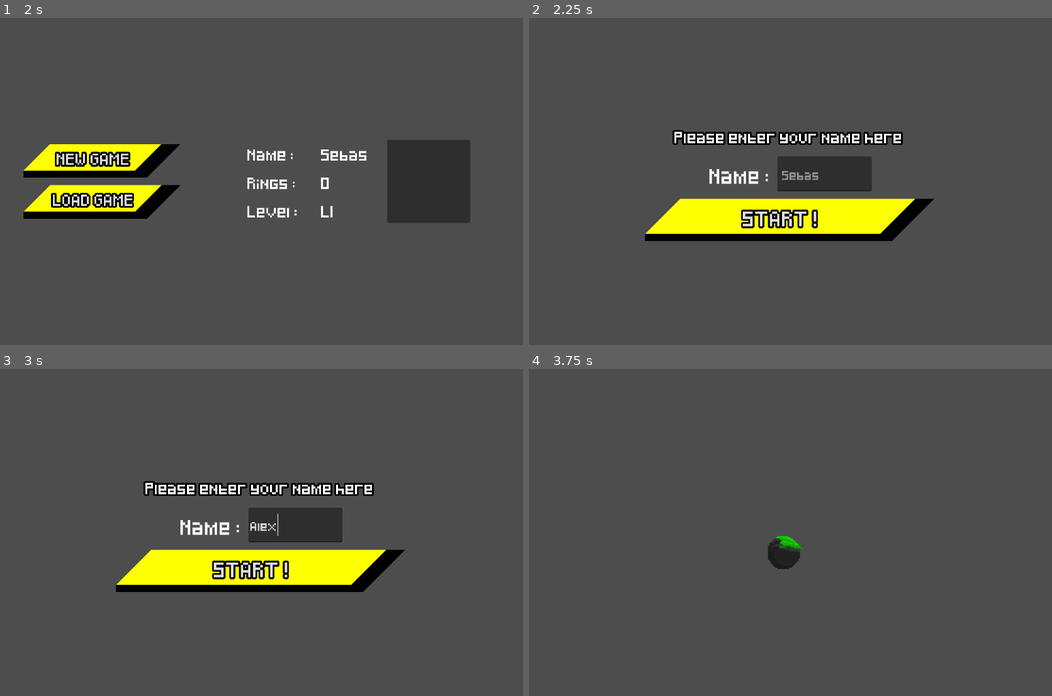
Above: before the commit, frames 1-4 (two rows, left to right).
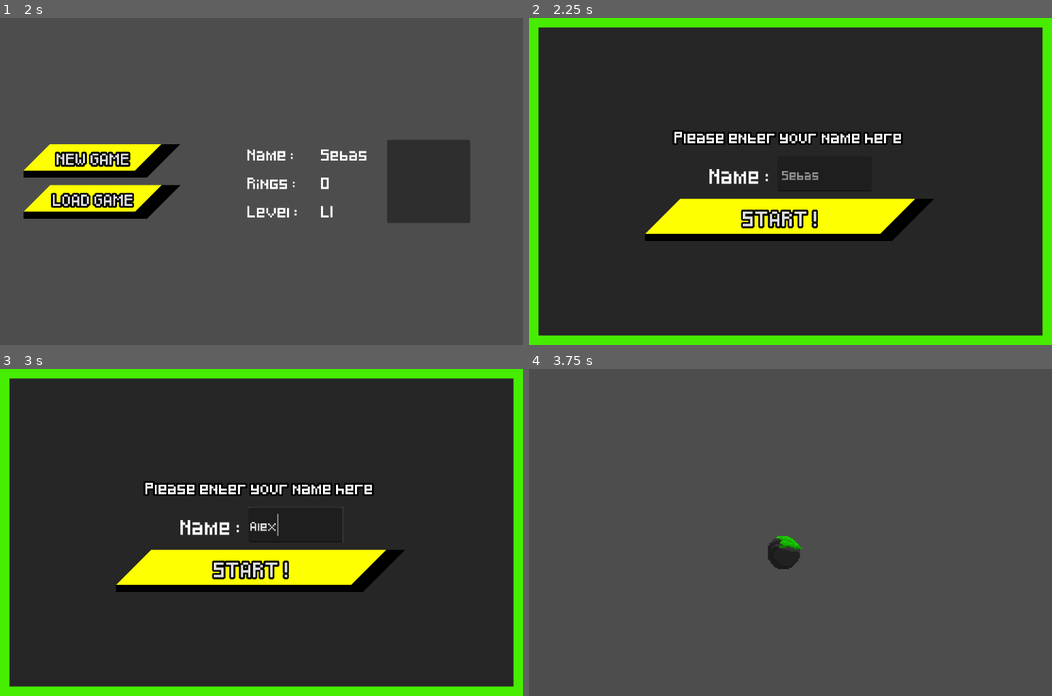
Above: after the commit, the same moments.

Repository: Andres-CorderoCamargo/Sebas-Adventure
Game: Godot game, scene res://scenes/menu_start.tscn
Same seed, same stepped clock (60 frames per second), same inputs: the game is played once before the commit and once after it. Video files are missing from this copy of the repository; at most half a second of black plays in their place.
Inputs (mouse positions are in pixels of both pictures, inside the frame that each line leads up to):
- Up to frame 1 (2 s): tap Enter (ui_accept) at 0.5 s; hold Right (ui_right) 0.53-1.25 s; hold E (charge) 0.53-1.25 s; tap Space (jump) at 0.77 s; click "Play game" at 1.25 s
- Up to frame 2 (2.25 s): click "NEW GAME" at 2 s
- Up to frame 3 (3 s): click (292, 525) at 2.77 s; type "Alex" at 2.85 s
- Up to frame 4 (3.75 s): click "START !" at 3.5 s

Frame 1 is identical in both runs. In frame 2, 90% of the frame differs, in the area x 0-100%, y 0-100%; in frame 3, 90%; in frame 4, nothing differs.

Commit message:
ADD: Hud + pause_menu + new_game

Diff:
--- /dev/null
+++ b/sadventure/scenes/hud.tscn
@@ -0,0 +1,74 @@
+[gd_scene format=3 uid="uid://yopos0ptfj1g"]
+
+[ext_resource type="Script" uid="uid://bn0l8f0fla21v" path="res://scripts/hud.gd" id="1_ahhtf"]
+[ext_resource type="FontFile" uid="uid://buwtujwkqgy61" path="res://Assets/ressources/Pixeled.ttf" id="2_5ysmq"]
+[ext_resource type="StyleBox" uid="uid://p7jymo8qkyws" path="res://effetsButton/label.tres" id="3_6fi6k"]
+[ext_resource type="Texture2D" uid="uid://cplvsau325y45" path="res://icon.svg" id="4_6fi6k"]
+[ext_resource type="LabelSettings" uid="uid://dot0bl7241r2w" path="res://effetsLabel/nom.tres" id="5_uo2fv"]
+
+[node name="HUD" type="CanvasLayer" unique_id=771418113]
+follow_viewport_scale = 1.5
+script = ExtResource("1_ahhtf")
+
+[node name="Control" type="Control" parent="." unique_id=937847447]
+layout_mode = 3
+anchors_preset = 15
+anchor_right = 1.0
+anchor_bottom = 1.0
+grow_horizontal = 2
+grow_vertical = 2
+
+[node name="vcontainer" type="VBoxContainer" parent="Control" unique_id=2001286202]
+layout_mode = 0
+offset_left = 40.0
+offset_top = 40.0
+offset_right = 80.0
+offset_bottom = 80.0
+theme_override_constants/separation = 10
+
+[node name="scoreL" type="Label" parent="Control/vcontainer" unique_id=1328813099]
+layout_mode = 2
+theme_override_colors/font_color = Color(1, 1, 1, 1)
+theme_override_colors/font_outline_color = Color(0, 0, 0, 1)
+theme_override_fonts/font = ExtResource("2_5ysmq")
+theme_override_font_sizes/font_size = 18
+theme_override_styles/normal = ExtResource("3_6fi6k")
+text = "SCORE : 000"
+
+[node name="RingsL" type="Label" parent="Control/vcontainer" unique_id=627377569]
+layout_mode = 2
+theme_override_fonts/font = ExtResource("2_5ysmq")
+theme_override_font_sizes/font_size = 18
+theme_override_styles/normal = ExtResource("3_6fi6k")
+text = "RINGS : 000"
+
+[node name="hcontainer" type="HBoxContainer" parent="Control" unique_id=40441083]
+layout_mode = 1
+anchors_preset = 2
+anchor_top = 1.0
+anchor_bottom = 1.0
+offset_left = 40.0
+offset_top = -80.0
+offset_right = 80.0
+offset_bottom = -40.0
+grow_vertical = 0
+theme_override_constants/separation = 15
+
+[node name="TextureRect" type="TextureRect" parent="Control/hcontainer" unique_id=253753917]
+layout_mode = 2
+texture = ExtResource("4_6fi6k")
+expand_mode = 3
+
+[node name="VBoxContainer" type="VBoxContainer" parent="Control/hcontainer" unique_id=2010221038]
+layout_mode = 2
+theme_override_constants/separation = 0
+
+[node name="nameL" type="Label" parent="Control/hcontainer/VBoxContainer" unique_id=1560202857]
+layout_mode = 2
+text = "SEBAS"
+label_settings = ExtResource("5_uo2fv")
+
+[node name="vidaL" type="Label" parent="Control/hcontainer/VBoxContainer" unique_id=1432518838]
+layout_mode = 2
+text = "x 3"
+label_settings = ExtResource("5_uo2fv")
--- a/sadventure/scenes/new_game.tscn
+++ b/sadventure/scenes/new_game.tscn
@@ -4,6 +4,14 @@
 [ext_resource type="FontFile" uid="uid://buwtujwkqgy61" path="res://Assets/ressources/Pixeled.ttf" id="2_l8kns"]
 [ext_resource type="StyleBox" uid="uid://tqauvrr2m0yu" path="res://effetsButton/buttoonData1.tres" id="3_cwj52"]
 [ext_resource type="StyleBox" uid="uid://hm21jq0w8t0d" path="res://effetsButton/buttonDataClick.tres" id="4_s1qwq"]
+
+[sub_resource type="StyleBoxFlat" id="StyleBoxFlat_dc0si"]
+bg_color = Color(0.14767182, 0.14767182, 0.14767176, 1)
+border_width_left = 20
+border_width_top = 20
+border_width_right = 20
+border_width_bottom = 20
+border_color = Color(0.27450982, 0.92941177, 0, 1)
 
 [sub_resource type="StyleBoxFlat" id="StyleBoxFlat_s4omt"]
 bg_color = Color(0, 0.23137255, 0.7254902, 1)
@@ -26,6 +34,15 @@
 grow_horizontal = 2
 grow_vertical = 2
 script = ExtResource("1_6hhwf")
+
+[node name="Panel" type="Panel" parent="." unique_id=852101735]
+layout_mode = 1
+anchors_preset = 15
+anchor_right = 1.0
+anchor_bottom = 1.0
+grow_horizontal = 2
+grow_vertical = 2
+theme_override_styles/panel = SubResource("StyleBoxFlat_dc0si")
 
 [node name="vbox" type="VBoxContainer" parent="." unique_id=866260173]
 layout_mode = 1
@@ -69,7 +86,7 @@
 theme_override_fonts/font = ExtResource("2_l8kns")
 theme_override_font_sizes/font_size = 16
 placeholder_text = " Sebas"
-max_length = 8
+max_length = 10
 
 [node name="startB" type="Button" parent="vbox" unique_id=1084258610]
 layout_mode = 2
--- /dev/null
+++ b/sadventure/scenes/pause_menu.gd
@@ -0,0 +1,22 @@
+extends CanvasLayer
+
+func _ready() -> void:
+	process_mode = Node.PROCESS_MODE_ALWAYS
+	visible = false
+
+func _unhandled_input(event: InputEvent) -> void:
+	if event.is_action_pressed("esc"):
+		_alternar_pausa()
+		get_viewport().set_input_as_handled()
+
+func _alternar_pausa() -> void:
+	var nuevo_estado := not get_tree().paused
+	get_tree().paused = nuevo_estado
+	visible = nuevo_estado
+
+func _on_continuar_pressed() -> void:
+	_alternar_pausa()
+
+func _on_salir_pressed() -> void:
+	get_tree().paused = false
+	get_tree().change_scene_to_file("res://scenes/main_menu.tscn")
--- /dev/null
+++ b/sadventure/scenes/pause_menu.tscn
@@ -0,0 +1,67 @@
+[gd_scene format=3 uid="uid://o52cgyp0op8w"]
+
+[ext_resource type="Script" uid="uid://dy0es0sudu1mi" path="res://scenes/pause_menu.gd" id="1_myx47"]
+[ext_resource type="FontFile" uid="uid://buwtujwkqgy61" path="res://Assets/ressources/Pixeled.ttf" id="1_n87rw"]
+[ext_resource type="StyleBox" uid="uid://cdi7ay8ksfnvt" path="res://effetsButton/continue_pause.tres" id="3_5d2l8"]
+[ext_resource type="StyleBox" uid="uid://ddb54l3o1krx7" path="res://effetsButton/pause_hover.tres" id="4_7l7mv"]
+
+[sub_resource type="StyleBoxFlat" id="StyleBoxFlat_dc0si"]
+bg_color = Color(0, 0, 0, 0.34117648)
+
+[sub_resource type="LabelSettings" id="LabelSettings_myx47"]
+font = ExtResource("1_n87rw")
+font_size = 30
+font_color = Color(1, 0.81666666, 0, 1)
+outline_size = 20
+outline_color = Color(0.2804353, 0.5078239, 0.5418319, 1)
+
+[node name="pauseMenu" type="CanvasLayer" unique_id=104227095]
+script = ExtResource("1_myx47")
+
+[node name="Panel" type="Panel" parent="." unique_id=977356679]
+anchors_preset = 15
+anchor_right = 1.0
+anchor_bottom = 1.0
+grow_horizontal = 2
+grow_vertical = 2
+theme_override_styles/panel = SubResource("StyleBoxFlat_dc0si")
+
+[node name="menu" type="VBoxContainer" parent="." unique_id=870771800]
+anchors_preset = 8
+anchor_left = 0.5
+anchor_top = 0.5
+anchor_right = 0.5
+anchor_bottom = 0.5
+offset_left = -20.0
+offset_top = -20.0
+offset_right = 20.0
+offset_bottom = 20.0
+grow_horizontal = 2
+grow_vertical = 2
+theme_override_constants/separation = 20
+
+[node name="Label" type="Label" parent="menu" unique_id=495934305]
+layout_mode = 2
+text = "GAME PAUSED"
+label_settings = SubResource("LabelSettings_myx47")
+
+[node name="continuar" type="Button" parent="menu" unique_id=765301312]
+layout_mode = 2
+theme_override_colors/font_color = Color(0, 0, 0, 1)
+theme_override_fonts/font = ExtResource("1_n87rw")
+theme_override_font_sizes/font_size = 20
+theme_override_styles/normal = ExtResource("3_5d2l8")
+theme_override_styles/hover = ExtResource("4_7l7mv")
+text = "CONTINUE"
+
+[node name="salir" type="Button" parent="menu" unique_id=256102158]
+layout_mode = 2
+theme_override_colors/font_color = Color(0, 0, 0, 1)
+theme_override_fonts/font = ExtResource("1_n87rw")
+theme_override_font_sizes/font_size = 20
+theme_override_styles/normal = ExtResource("3_5d2l8")
+theme_override_styles/hover = ExtResource("4_7l7mv")
+text = "EXIT"
+
+[connection signal="pressed" from="menu/continuar" to="." method="_on_continuar_pressed"]
+[connection signal="pressed" from="menu/salir" to="." method="_on_salir_pressed"]
--- /dev/null
+++ b/sadventure/scripts/hud.gd
@@ -0,0 +1,30 @@
+# hud.gd
+extends CanvasLayer
+
+@onready var rings_label: Label = $Control/vcontainer/RingsL
+@onready var score_label: Label = $Control/vcontainer/scoreL
+
+@onready var name_l: Label = $Control/hcontainer/VBoxContainer/nameL
+@onready var vida_l: Label = $Control/hcontainer/VBoxContainer/vidaL
+
+
+func _ready() -> void:
+	name_l.text = DonneesJoueur.nom_joueur
+
+	DonneesJoueur.rings_nivel_changed.connect(_on_rings_changed)
+	_on_rings_changed(DonneesJoueur.rings_nivel)
+
+	DonneesJoueur.scoreTotal_changed.connect(_on_score_changed)
+	_on_score_changed(DonneesJoueur.scoreTotal)
+
+	DonneesJoueur.vidasP_changed.connect(_on_vida_changed)
+	_on_vida_changed(DonneesJoueur.vidasP)
+
+func _on_rings_changed(valor: int) -> void:
+	rings_label.text = "RINGS : %d" % valor
+
+func _on_score_changed(valor: int) -> void:
+	score_label.text = "SCORE : %d" % valor
+
+func _on_vida_changed(valor:int) -> void:
+	vida_l.text = "x %d" % valor
--- a/sadventure/scripts/menu_start.gd
+++ b/sadventure/scripts/menu_start.gd
@@ -2,6 +2,5 @@
 
 @onready var ascc: VideoStreamPlayer = $ascc
 
-
 func _on_ascc_finished() -> void:
 	get_tree().change_scene_to_file("res://scenes/main_menu.tscn")
--- a/sadventure/scripts/new_game.gd
+++ b/sadventure/scripts/new_game.gd
@@ -1,12 +1,16 @@
 extends Control
-
 
 var banned_words = ["fuck", "dick"]
 
 @onready var nameP: LineEdit = $vbox/chooseName/nameP
 
+func _ready() -> void:
+	nameP.text_submitted.connect(_on_name_submitted)
 
-func _on_line_edit_text_submitted(text: String) -> void:
+func _on_name_submitted(text: String) -> void:
+	apply_name(text)
+
+func apply_name(text: String) -> void:
 	var final_name = sanitize_name(text)
 
 	if final_name == "" or not is_name_valid(final_name):
@@ -15,23 +19,24 @@
 	DonneesJoueur.set_nom(final_name)
 	nameP.text = final_name
 
-func is_name_valid(name: String) -> bool:
-	var lower = name.to_lower()
+func is_name_valid(player_name: String) -> bool:
+	var lower = player_name.to_lower()
 	for word in banned_words:
 		if word in lower:
 			return false
 	return true
 
-func sanitize_name(name: String) -> String:
-	name = name.strip_edges()
+func sanitize_name(player_name: String) -> String:
+	player_name = player_name.strip_edges()
 
 	var regex = RegEx.new()
 	regex.compile("[^a-zA-Z0-9_ ]")
-	name = regex.sub(name, "", true)
+	player_name = regex.sub(player_name, "", true)
 
-	name = name.substr(0, 10)
+	player_name = player_name.substr(0, 10)
 
-	return name.strip_edges()
+	return player_name.strip_edges()
 
 func _on_start_b_pressed() -> void:
+	apply_name(nameP.text)
 	get_tree().change_scene_to_file("res://scenes/game.tscn")
Not shown, added: sadventure/scenes/pause_menu.gd.uid
Not shown, added: sadventure/scripts/hud.gd.uid
